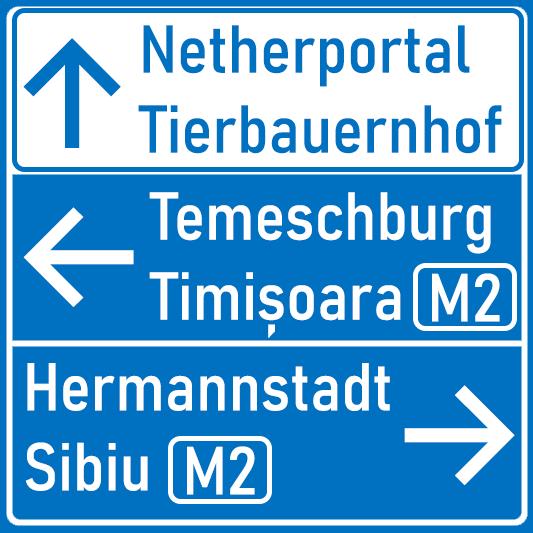
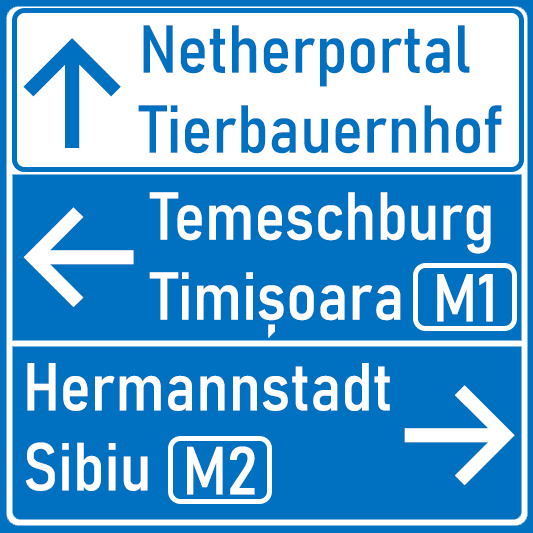
The second 533×533 image is a revision of the first. Changes to its layers:
renamed "M2" to "M1", painted on it over [432, 273, 500, 322]
